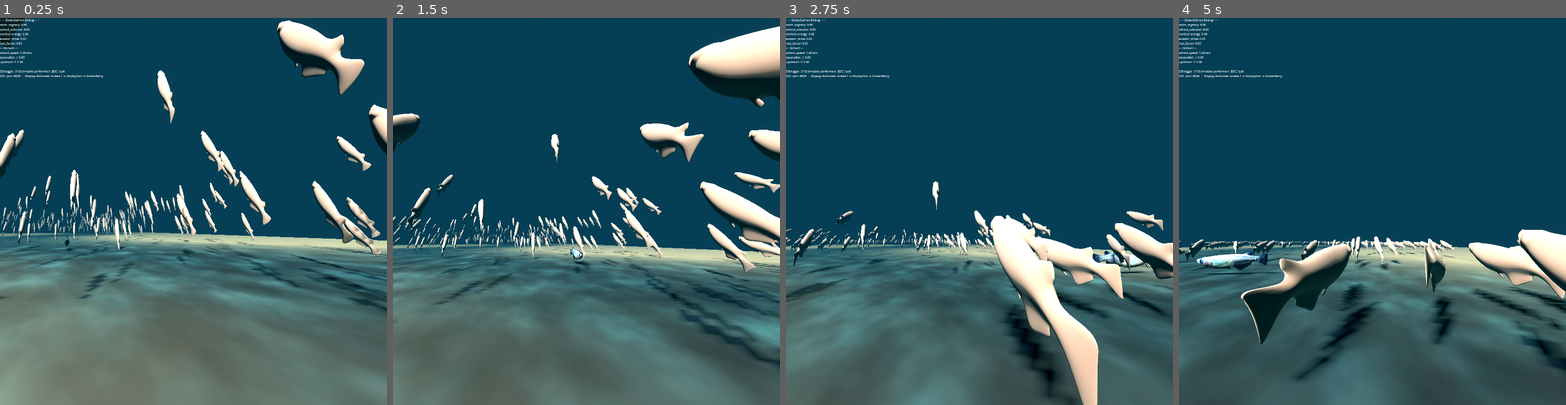
Above: before the commit, frames 1-4 (left to right).
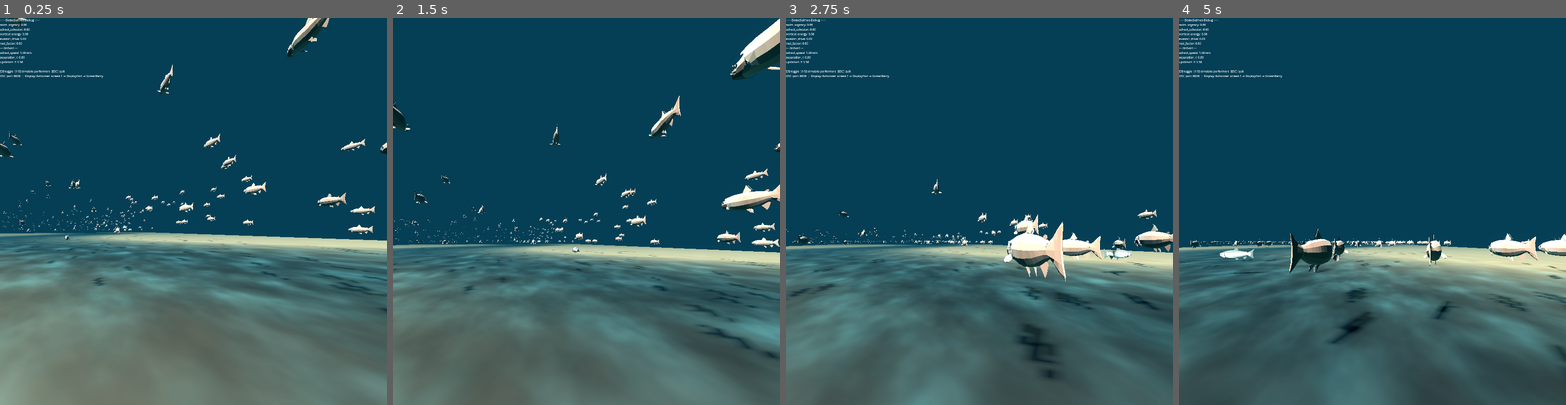
Above: after the commit, the same moments.

Repository: hollygrimm/dome-salmon
Game: Godot game, scene res://scenes/Main.tscn
Same seed, same stepped clock (60 frames per second), same inputs: the game is played once before the commit and once after it.
Inputs:
- Up to frame 1 (0.25 s): no input
- Up to frame 2 (1.5 s): tap Enter at 0.5 s; hold D (move_right) 0.53-1.28 s; tap 1 at 0.6 s; hold S (move_back) from 1.28 s (still down); tap 2 at 1.35 s
- Up to frame 3 (2.75 s): release S (move_back) at 2.03 s; hold D (move_right) from 2.03 s (still down); tap 3 at 2.1 s
- Up to frame 4 (5 s): release D (move_right) at 2.78 s; hold W (move_forward) 2.78-3.53 s; tap 4 at 2.85 s; hold A (move_left) from 3.53 s (still down); tap 5 at 3.6 s; tap 1 at 4.35 s

The runs differ from the first frame. In frame 1, 8.8% of the frame differs, in the area x 0-100%, y 0-76%; in frame 2, 12%, in the area x 0-100%, y 0-91%; in frame 3, 11%; in frame 4, 10%.

Commit message:
feat: swap medaka for LowPolySalmonv2 salmon model
Replace the medaka placeholder with Keanu's LowPolySalmonv2.glb so both
the school and PlayerFish render as actual salmon. Retune fish_scale to
0.25 to match the new model's larger native size, and update
fish_rotation_offset for the school's raw-mesh orientation.

Project the school's looking_at direction onto the XZ plane so
accumulated Y-velocity from gravity doesn't pitch the school nose-down
into the riverbed.

Delete unused medaka jpg textures.

Diff:
--- a/scripts/SalmonSchool.gd
+++ b/scripts/SalmonSchool.gd
@@ -22,8 +22,8 @@
 @export var weight_alignment:  float = 1.0
 @export var weight_cohesion:   float = 0.8
 @export var weight_upstream:   float = 1.2
-@export var fish_scale:          float = 25.0          # scale each fish instance — adjust for GLB models
-@export var fish_rotation_offset: Vector3 = Vector3(0, -90, -60) # degrees — fix mesh orientation (try Y: 90, -90, 180)
+@export var fish_scale:          float = 0.25          # scale each fish instance — adjust for GLB models
+@export var fish_rotation_offset: Vector3 = Vector3(0, 180, 0)  # degrees — LowPolySalmonv2 raw-mesh axis fix: Z180 rolls belly down, X90 lays nose forward
 
 # --- Student contribution wiring (Week 15 residency) ---
 # Each CSAT201 student contributes one file under scripts/contributions/.
@@ -308,9 +308,14 @@
 		var vel := _velocities[i]
 		if vel.length_squared() < 0.0001:
 			continue
-		# Orient fish along velocity, apply scale and mesh rotation correction
+		# Orient fish along the horizontal projection of velocity, so accumulated
+		# Y-velocity from gravity doesn't constantly pitch the school nose-down.
+		# Apply scale and mesh rotation correction.
 		var correction := Basis.from_euler(fish_rotation_offset * (PI / 180.0))
-		var fish_basis := Basis.looking_at(vel.normalized(), Vector3.UP) * correction
+		var horiz := Vector3(vel.x, 0.0, vel.z)
+		if horiz.length_squared() < 0.0001:
+			horiz = upstream_direction
+		var fish_basis := Basis.looking_at(horiz.normalized(), Vector3.UP) * correction
 		fish_basis = fish_basis.scaled(Vector3(fish_scale, fish_scale, fish_scale))
 		var t := Transform3D(fish_basis, _positions[i])
 		multimesh.set_instance_transform(i, t)
--- a/scripts/contributions/keanu/PlayerFish.gd
+++ b/scripts/contributions/keanu/PlayerFish.gd
@@ -42,8 +42,8 @@
 @export var swim_speed: float = 4.0
 @export var turn_smoothing: float = 0.15
 @export var salmon_glb_path: String = "res://assets/salmon.glb"
-@export var fish_scale: float = 25.0  # match SalmonSchool.fish_scale
-@export var mesh_rotation_offset: Vector3 = Vector3(0, -90, 0)  # GLB nose alignment
+@export var fish_scale: float = 0.25  # match SalmonSchool.fish_scale
+@export var mesh_rotation_offset: Vector3 = Vector3(0, 180, 0)  # GLB nose alignment
 
 var velocity: Vector3 = Vector3.ZERO
 var _mesh_instance: Node3D
Binary file changed: assets/salmon.glb
Binary file added: assets/salmon_Salmon_texture.png
Not shown, changed: assets/salmon_Salmon_texture.png.import
Binary file removed: assets/salmon_medaka fish eyes_D.jpg
Not shown, removed: assets/salmon_medaka fish eyes_D.jpg.import
Binary file removed: assets/salmon_medaka fish_D.jpg
Binary file removed: assets/salmon_medaka fish_N.jpg
Not shown, removed: assets/salmon_medaka fish_N.jpg.import
